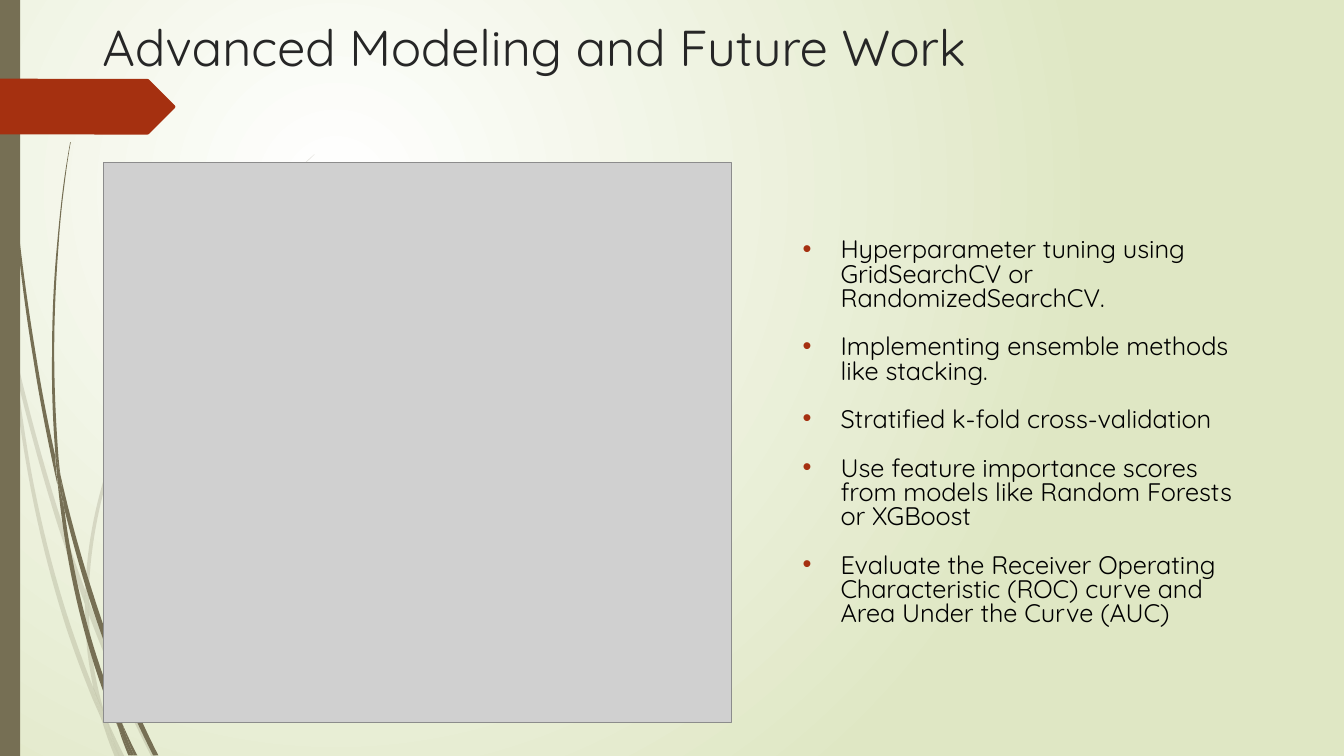
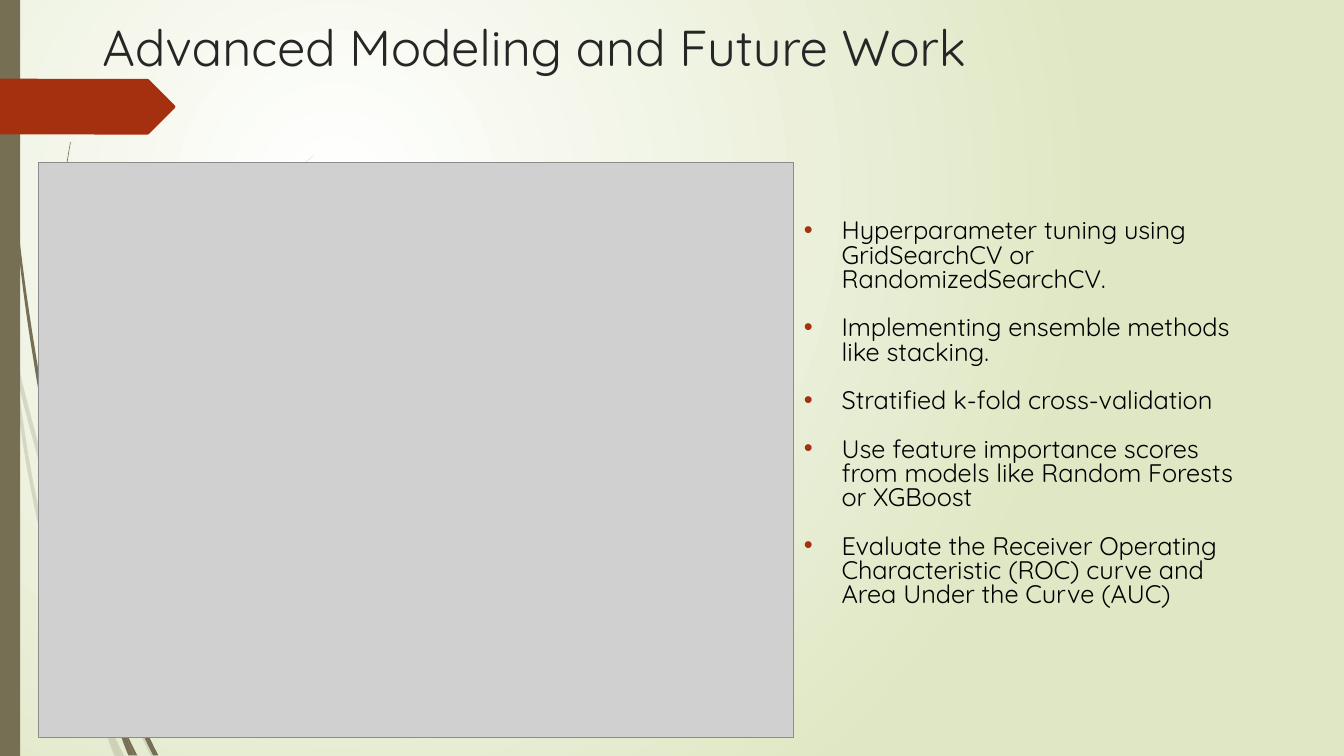
Before and after one commit to Lakshkrish03/Home-Loan-default-Prediction, a slide deck: slide 6 of Sprint 2 Presentation.pptx. Drawn at 1344x756 pixels with LibreOffice and Linux fonts; fonts in the diff are those of the drawing; grey boxes stand for pictures. Boxes give left, top, right and bottom in pixels: in the first picture for what was removed or moved away, otherwise in the second. Text is boxed around its words. In the diff, an @@ line names an element or a change of style, - is before the commit and + after.

```diff
--- a/Sprint 2 Presentation.pptx
+++ b/Sprint 2 Presentation.pptx
@@ picture resized from (x1=104, y1=163, x2=732, y2=723) to (x1=39, y1=163, x2=795, y2=738) @@
@@ text "Hyperparameter tuning using GridSearchCV or ..." moved from (x1=841, y1=240, x2=1232, y2=627) to (x1=842, y1=221, x2=1233, y2=608) @@
@@ freeform shape removed at (x1=85, y1=591, x2=89, y2=615) @@
@@ freeform shape removed at (x1=85, y1=604, x2=106, y2=717) @@
@@ group removed at (x1=55, y1=453, x2=122, y2=728): 4 freeform shapes @@
```
Also in this commit, not shown: 2 other slides changed, 1 slide added.
